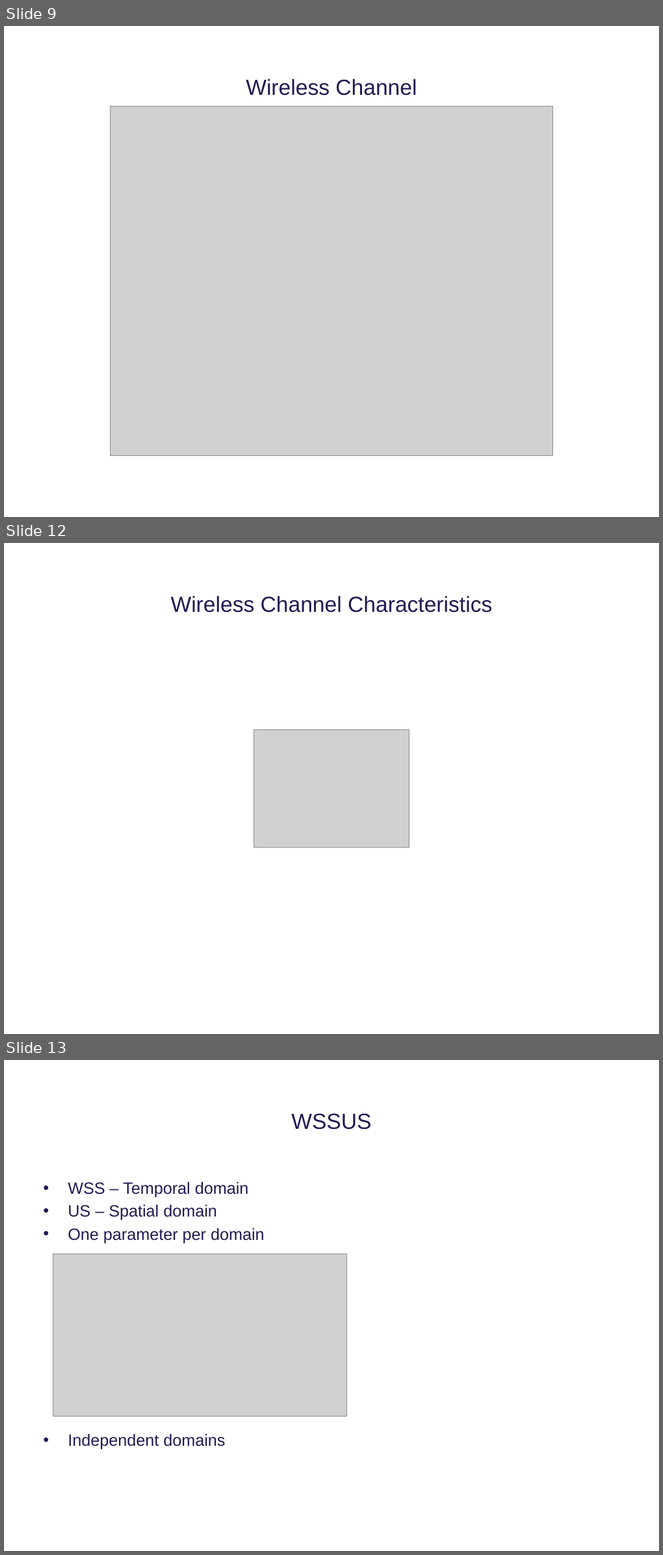
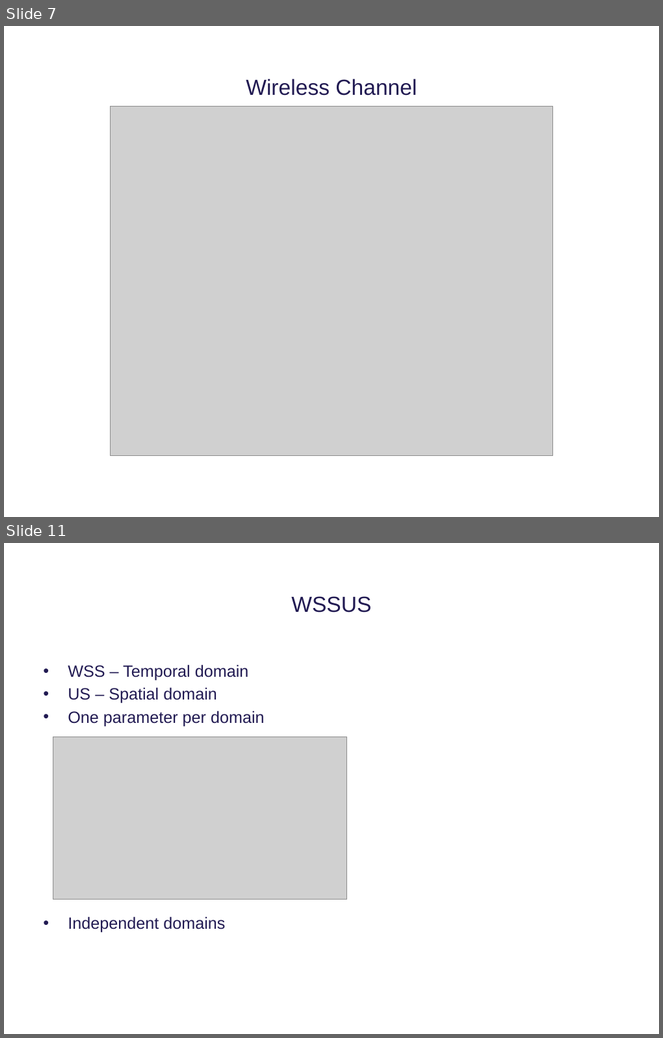
Before and after one commit to tkjj13/P8, a slide deck: ppt/final.pptx. Shown one above the other, each under a label of ours: slides 9, 12 and 13 before the commit, slides 7 and 11 after it; the slides between them are not shown. The pictures are 663x1555 and 663x1038 pixels, drawn with LibreOffice and Linux fonts; fonts in the diff are those of the drawing; grey boxes stand for pictures; background and template pictures are left out. Boxes give left, top, right and bottom in pixels: in the first picture for what was removed or moved away, otherwise in the second. Text is boxed around its words. In the diff, an @@ line names an element or a change of style, - is before the commit and + after.

```diff
--- a/ppt/final.pptx
+++ b/ppt/final.pptx
@@ slide 12 removed at [4, 543, 659, 1034], background #FFFFFF @@
@@ title removed at [171, 596, 492, 613] @@
-Wireless Channel Characteristics
@@ picture removed at [254, 730, 409, 847] @@
@@ what was slide 9 is now slide 7 @@
@@ what was slide 13 is now slide 11 @@
```
Also in this commit, not shown: 4 slides changed, 1 other slide removed.
